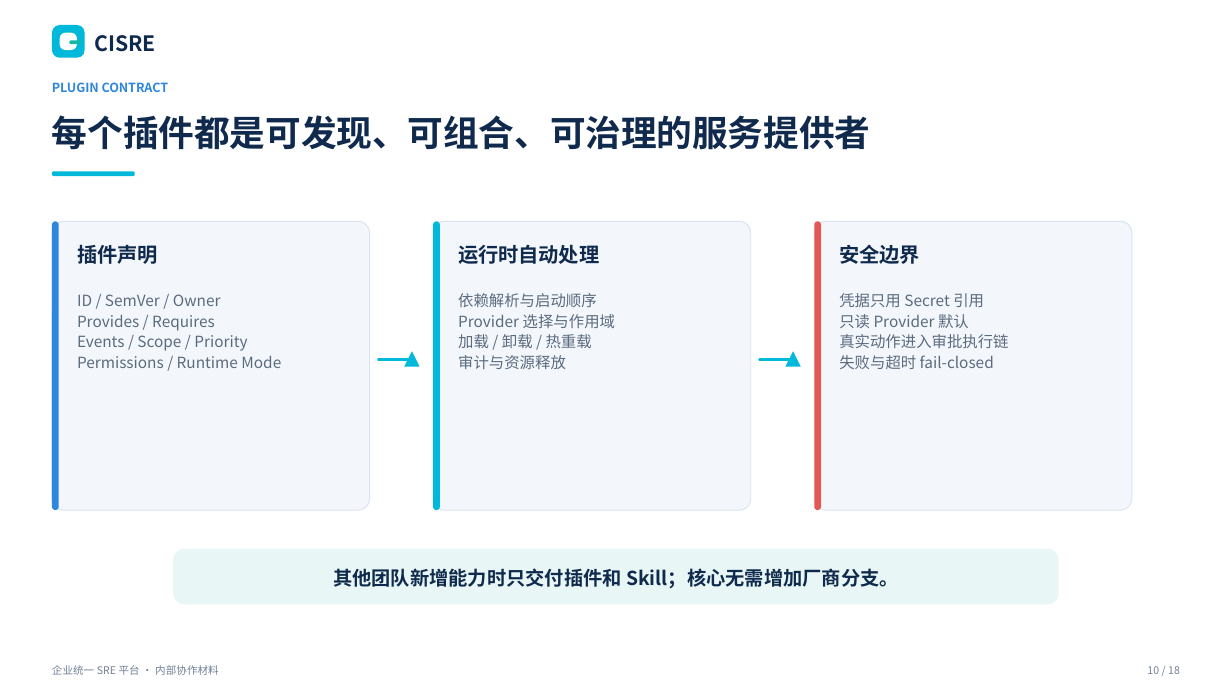
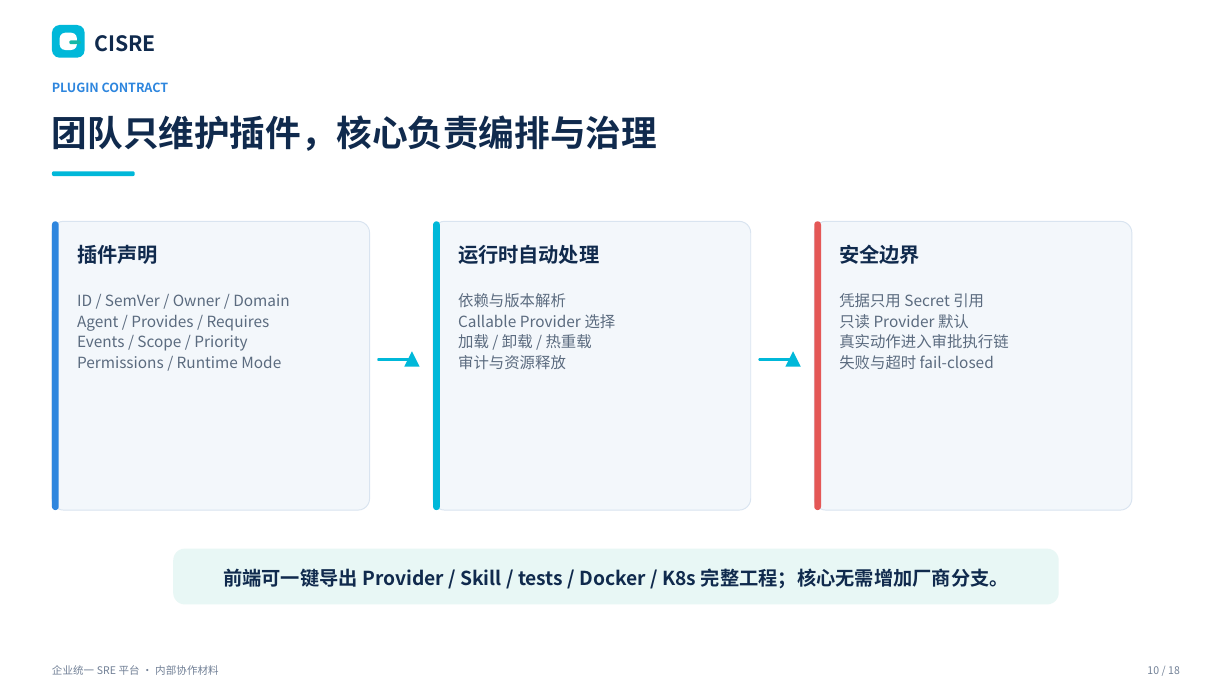
Before and after one commit to William-Lu-stack/Flawless, a slide deck: slide 10 of docs/CISRE_ENTERPRISE_OPS_PLATFORM.pptx. Drawn at 1232x693 pixels with LibreOffice and Linux fonts; fonts in the diff are those of the drawing. Boxes give left, top, right and bottom in pixels: in the first picture for what was removed or moved away, otherwise in the second. Text is boxed around its words. In the diff, an @@ line names an element or a change of style, - is before the commit and + after.

```diff
--- a/docs/CISRE_ENTERPRISE_OPS_PLATFORM.pptx
+++ b/docs/CISRE_ENTERPRISE_OPS_PLATFORM.pptx
@@ text at <box>52,115,657,151</box>: text changed @@
-每个插件都是可发现、可组合、可治理的服务提供者
+团队只维护插件，核心负责编排与治理
@@ text at <box>77,294,289,331</box>: text changed @@
-ID / SemVer / Owner
-Provides / Requires
+ID / SemVer / Owner / Domain
+Agent / Provides / Requires
@@ text at <box>458,293,616,328</box>: text changed @@
-依赖解析与启动顺序
-Provider 选择与作用域
+依赖与版本解析
+Callable Provider 选择
@@ text at <box>223,568,1009,589</box>: text changed @@
-其他团队新增能力时只交付插件和 Skill；核心无需增加厂商分支。
+前端可一键导出 Provider / Skill / tests / Docker / K8s 完整工程；核心无需增加厂商分支。
```
Also in this commit, not shown: 12 other slides changed, 35 other files.
